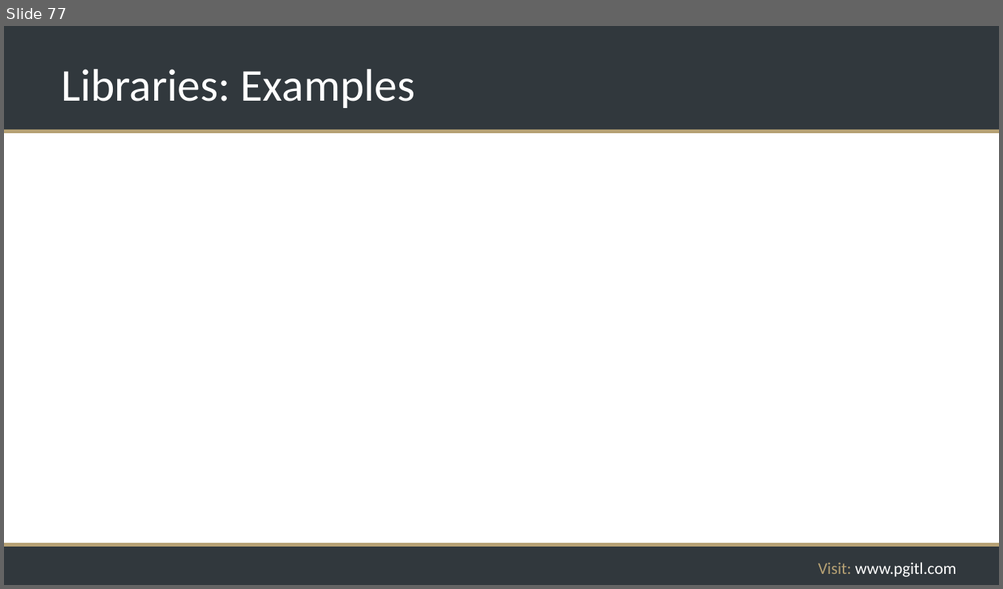
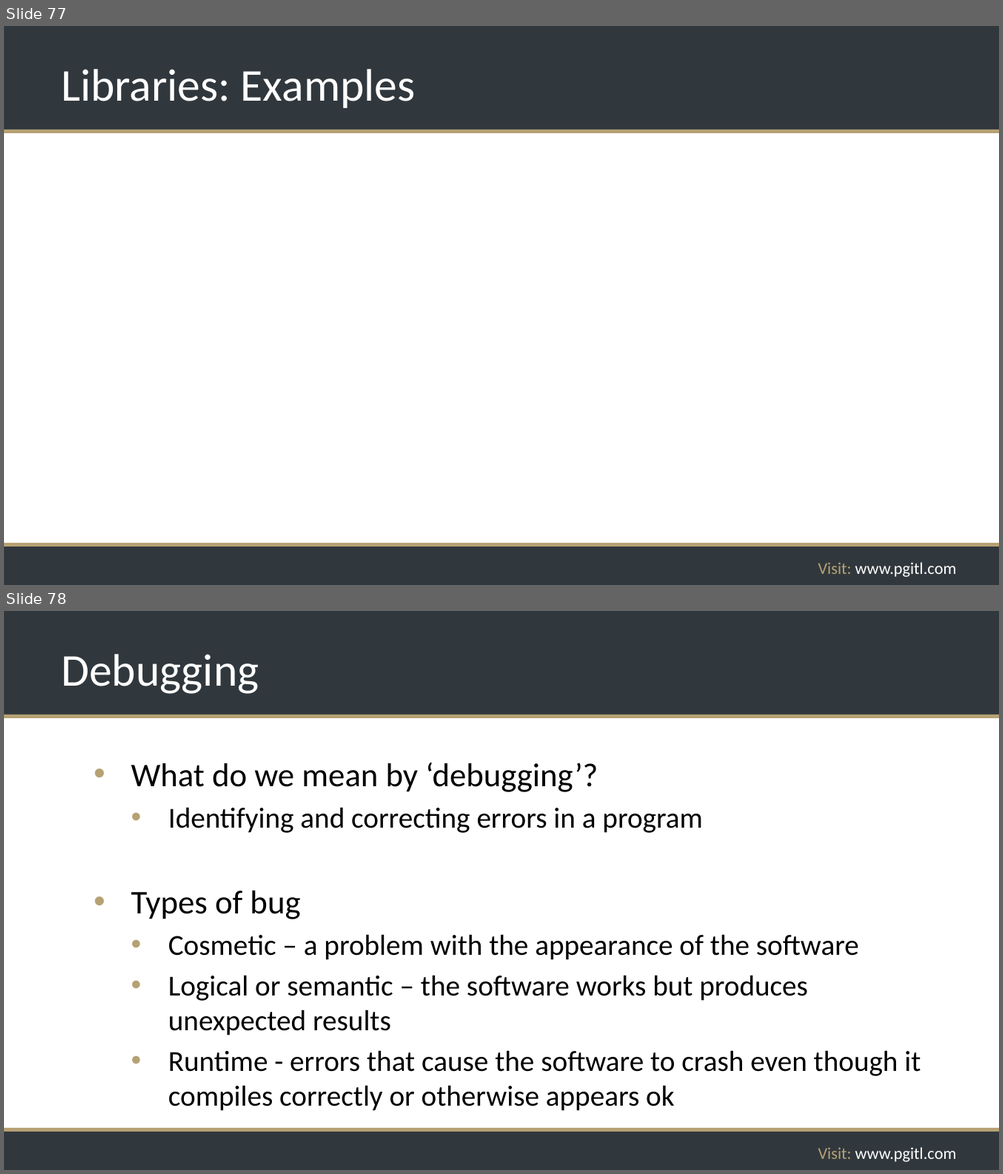
Before and after one commit to rikkouri/project-a, a slide deck: Programming Foundations.pptx. Shown one above the other, each under a label of ours: slide 77 before the commit, slides 77 and 78 after it. The pictures are 1003x589 and 1003x1174 pixels, drawn with LibreOffice and Linux fonts; fonts in the diff are those of the drawing; background and template pictures are left out. Boxes give left, top, right and bottom in pixels: in the first picture for what was removed or moved away, otherwise in the second. Text is boxed around its words. In the diff, an @@ line names an element or a change of style, - is before the commit and + after.

Commit message:
Debugging slides

```diff
--- a/Programming Foundations.pptx
+++ b/Programming Foundations.pptx
@@ slide 78 added at bbox=[4, 611, 999, 1170], background #FFFFFF; not listed: 5 template elements that a slide beside it also shows @@
@@ title added at bbox=[61, 654, 259, 694], 44 pt, text #FFFFFF @@
+Debugging
@@ text added at bbox=[131, 763, 920, 1111], 28 pt, text #000000 @@
+• What do we mean by ‘debugging’?
+  • Identifying and correcting errors in a program
+• Types of bug
+  • Cosmetic – a problem with the appearance of the software
+  • Logical or semantic – the software works but produces unexpected results
+  • Runtime - errors that cause the software to crash even though it compiles correctly or otherwise appears ok
```
Also in this commit, not shown: 3 other slides added.
